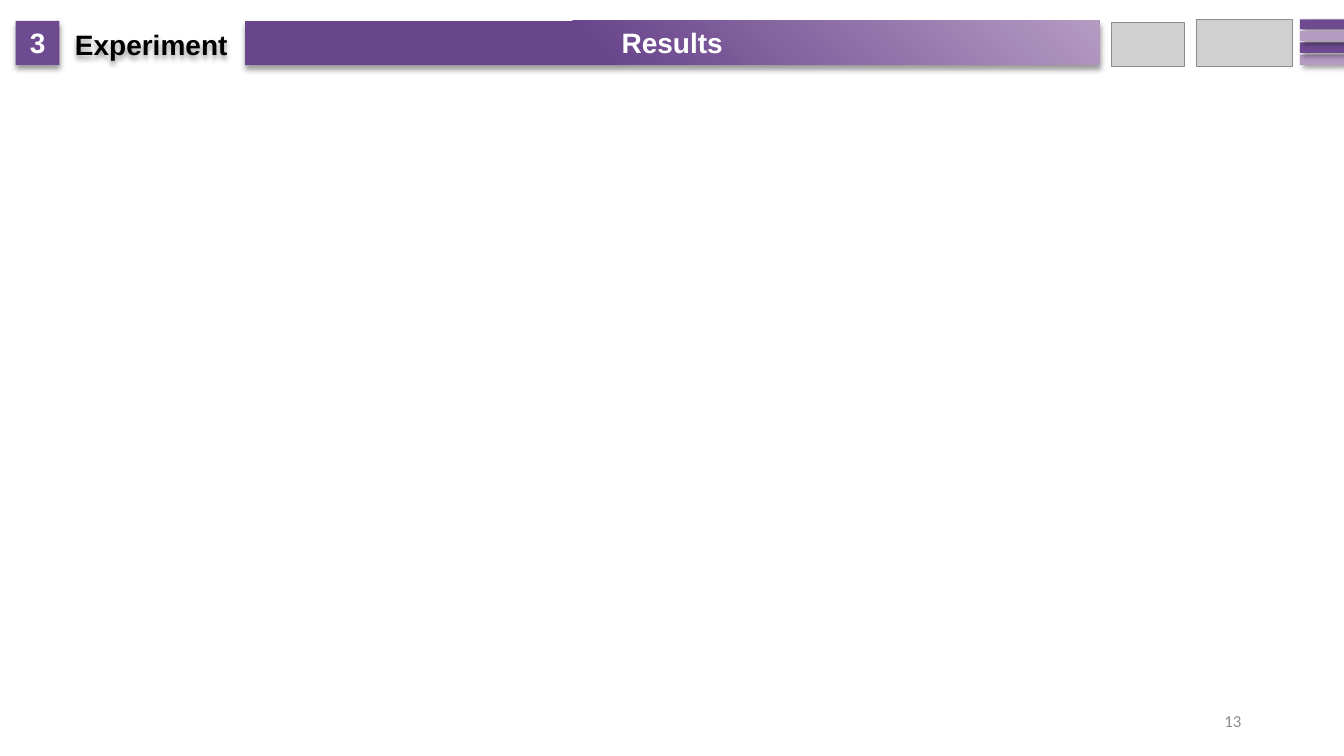
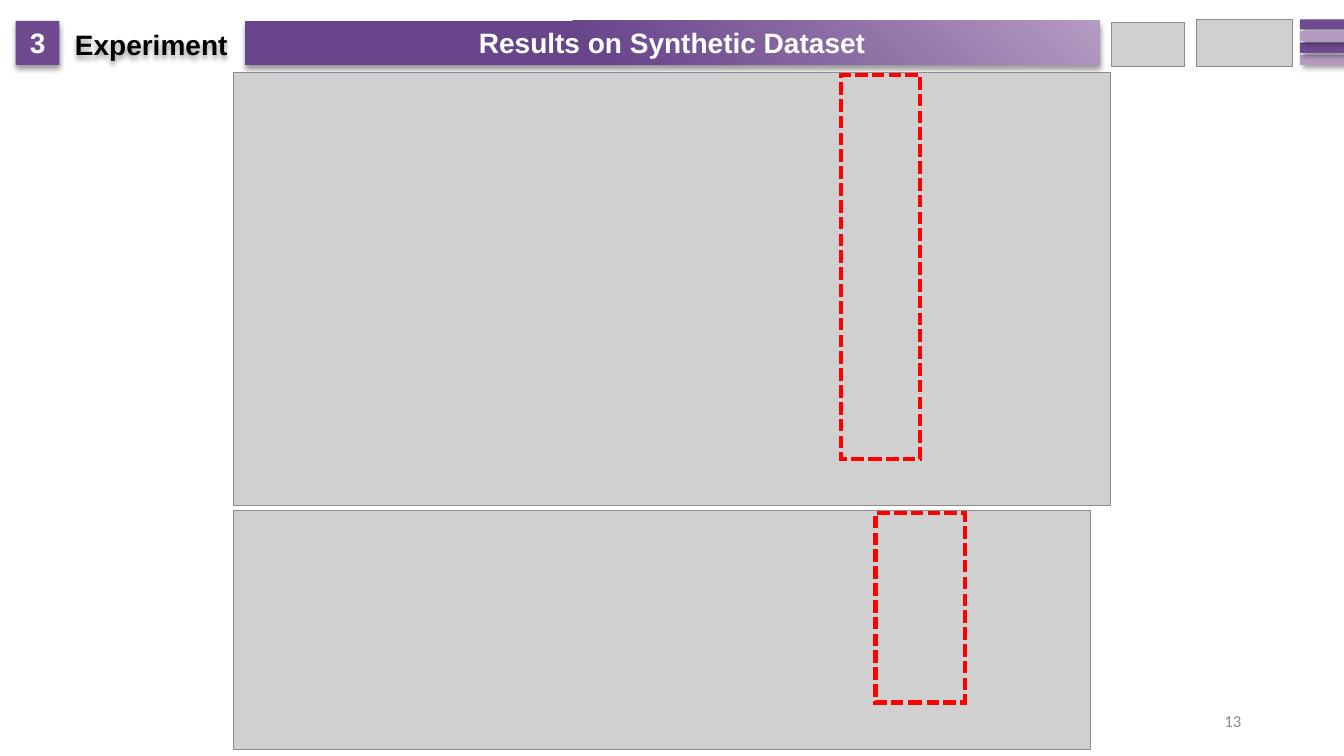
Before and after one commit to zcaicaros/L2D, a slide deck: slide 13 of NeurIPS L2D.pptx. Drawn at 1344x756 pixels with LibreOffice and Linux fonts; fonts in the diff are those of the drawing; grey boxes stand for pictures. Boxes give left, top, right and bottom in pixels: in the first picture for what was removed or moved away, otherwise in the second. Text is boxed around its words. In the diff, an @@ line names an element or a change of style, - is before the commit and + after.

```diff
--- a/NeurIPS L2D.pptx
+++ b/NeurIPS L2D.pptx
@@ text in rectangle at [479, 32, 865, 58]: text changed @@
-Results
+Results on Synthetic Dataset
@@ picture added at [233, 73, 1111, 506] @@
@@ rectangle added at [842, 75, 921, 459], outline #FF0000 3 pt dashed @@
@@ picture added at [233, 510, 1090, 749] @@
@@ rectangle added at [876, 513, 966, 703], outline #FF0000 3 pt dashed @@
```
Also in this commit, not shown: 2 other slides changed, 2 slides added.
